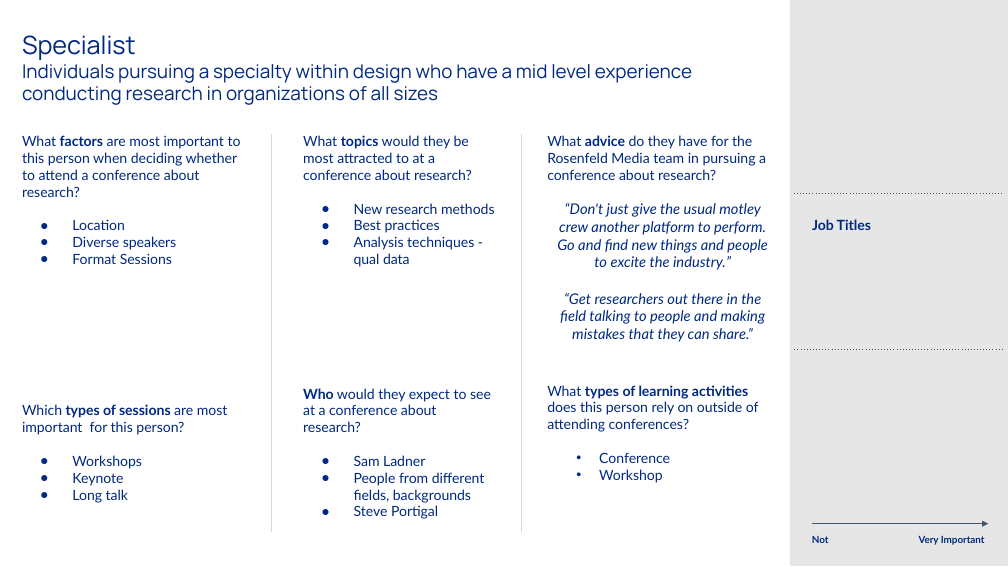
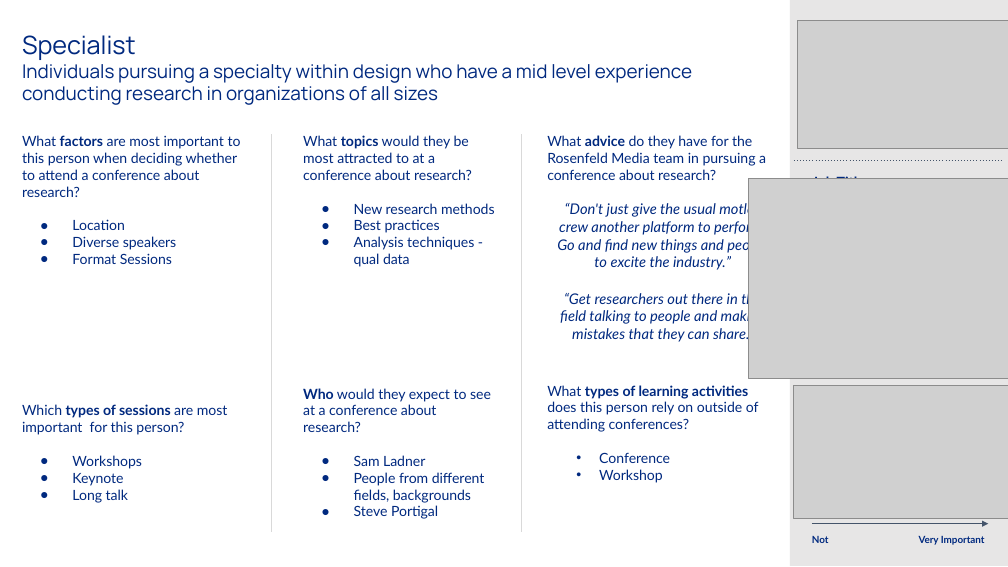
Before and after one commit to PersonaPredicta/Survey_Says..., a slide deck: slide 6 of established_personas.pptx. Drawn at 1008x567 pixels with LibreOffice and Linux fonts; fonts in the diff are those of the drawing; grey boxes stand for pictures. Boxes give left, top, right and bottom in pixels: in the first picture for what was removed or moved away, otherwise in the second. Text is boxed around its words. In the diff, an @@ line names an element or a change of style, - is before the commit and + after.

```diff
--- a/established_personas.pptx
+++ b/established_personas.pptx
@@ picture added at (798, 20, 1008, 149) @@
@@ picture added at (749, 178, 1008, 378) @@
@@ line moved from (794, 194) - (1003, 194) to (794, 160) - (1003, 160) @@
@@ text "Job Titles" rewrapped from (812, 219, 871, 230) to (812, 176, 871, 179) @@
@@ line removed from (795, 349) to (1003, 349) @@
@@ picture added at (794, 386, 1008, 519) @@
```
Also in this commit, not shown: 4 other slides changed.
